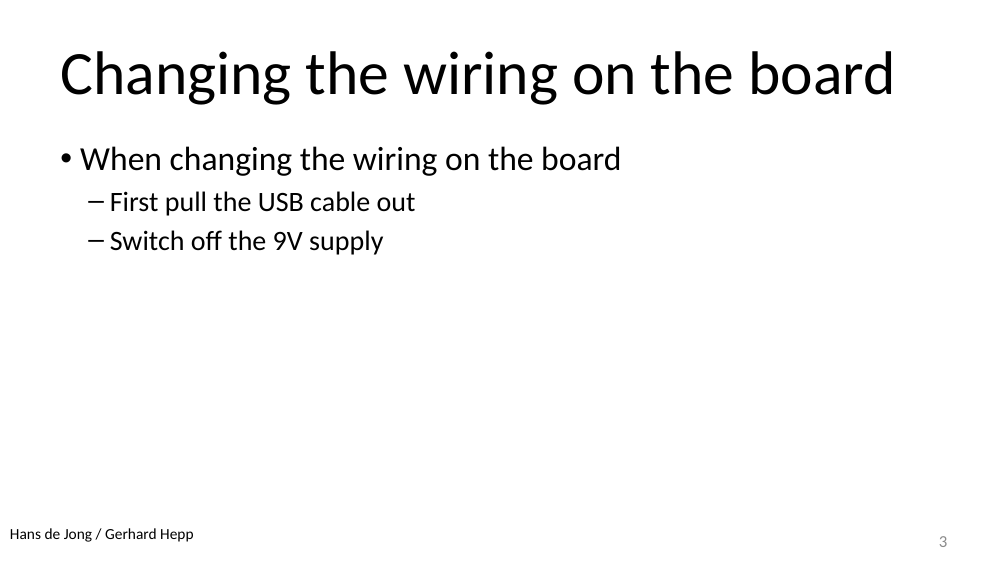
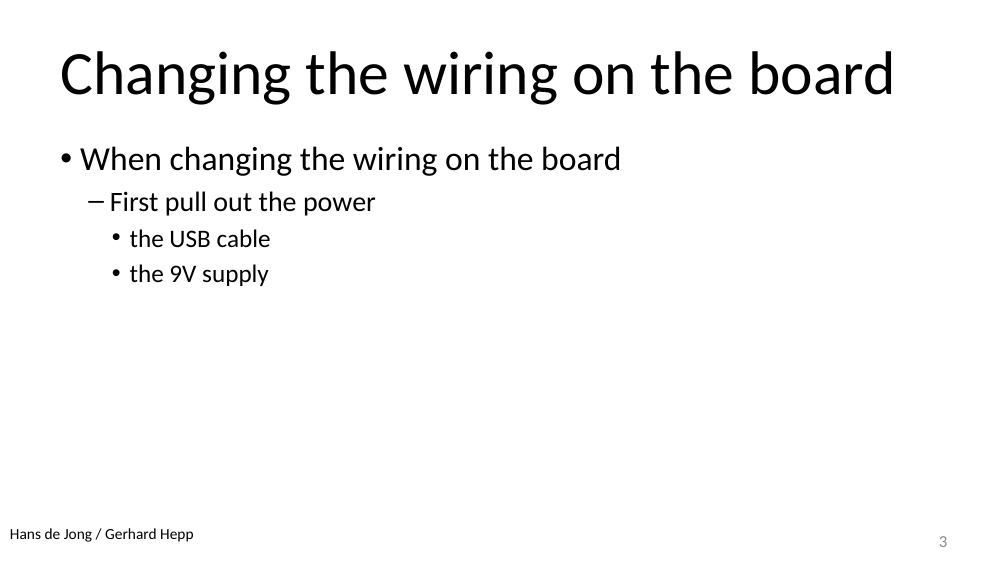
Before and after one commit to hansdejongehv/scratchClient-Tutorials, a slide deck: slide 3 of scratchClientTutorial/UK---English/UK - 2 - scratchCl Intermediate Tutorial.pptx. Drawn at 1008x567 pixels with LibreOffice and Linux fonts; fonts in the diff are those of the drawing; background and template pictures are left out. Boxes give left, top, right and bottom in pixels: in the first picture for what was removed or moved away, otherwise in the second. Text is boxed around its words. In the diff, an @@ line names an element or a change of style, - is before the commit and + after.

```diff
--- a/scratchClientTutorial/UK---English/UK - 2 - scratchCl Intermediate Tutorial.pptx
+++ b/scratchClientTutorial/UK---English/UK - 2 - scratchCl Intermediate Tutorial.pptx
@@ text at box(110, 191, 376, 286): text changed; size 20 to 18 pt @@
-  – First pull the USB cable out
-  – Switch off the 9V supply
+  – First pull out the power
+    • the USB cable
+    • the 9V supply
```
Also in this commit, not shown: 9 other slides changed, 2 other files.
